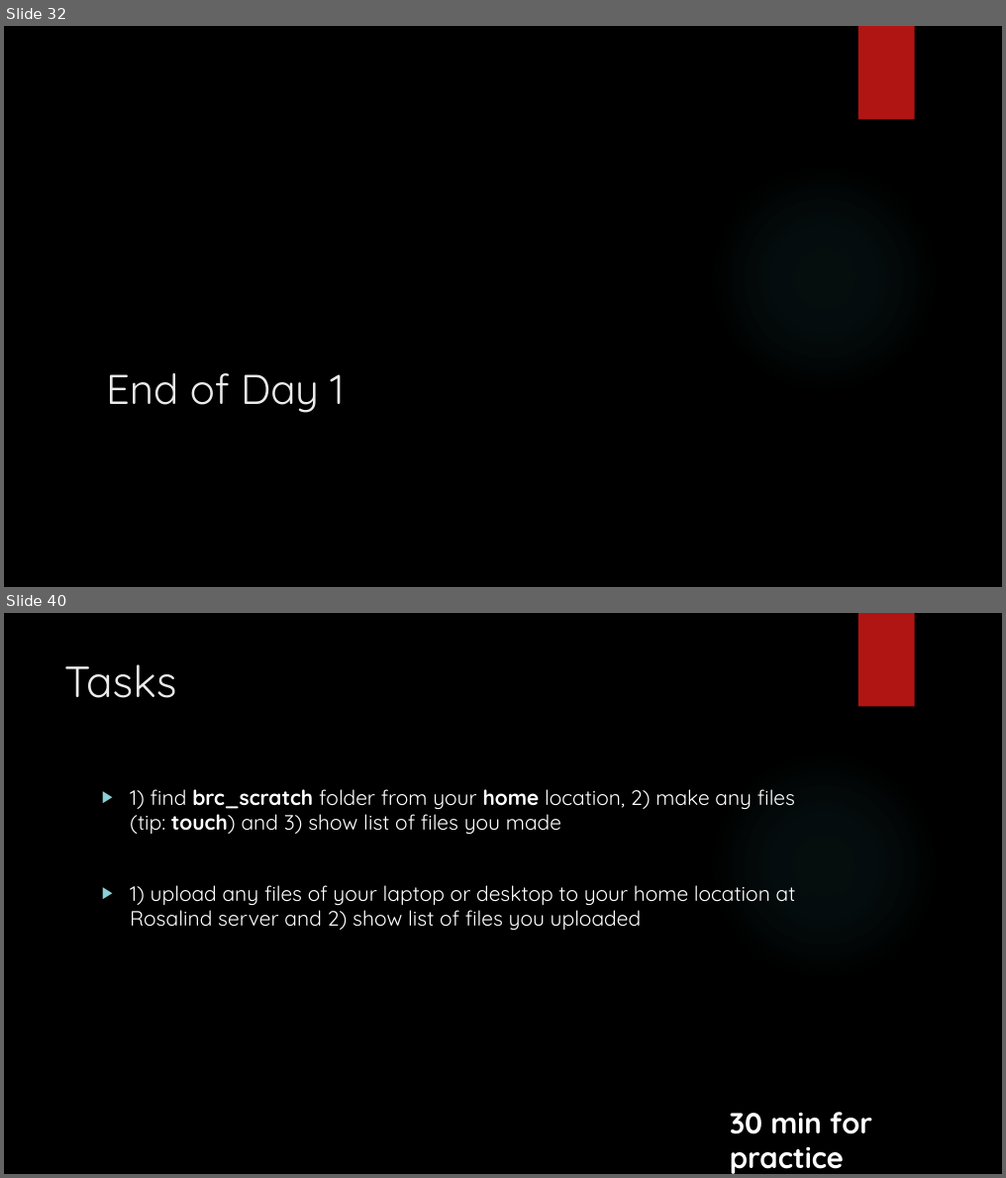
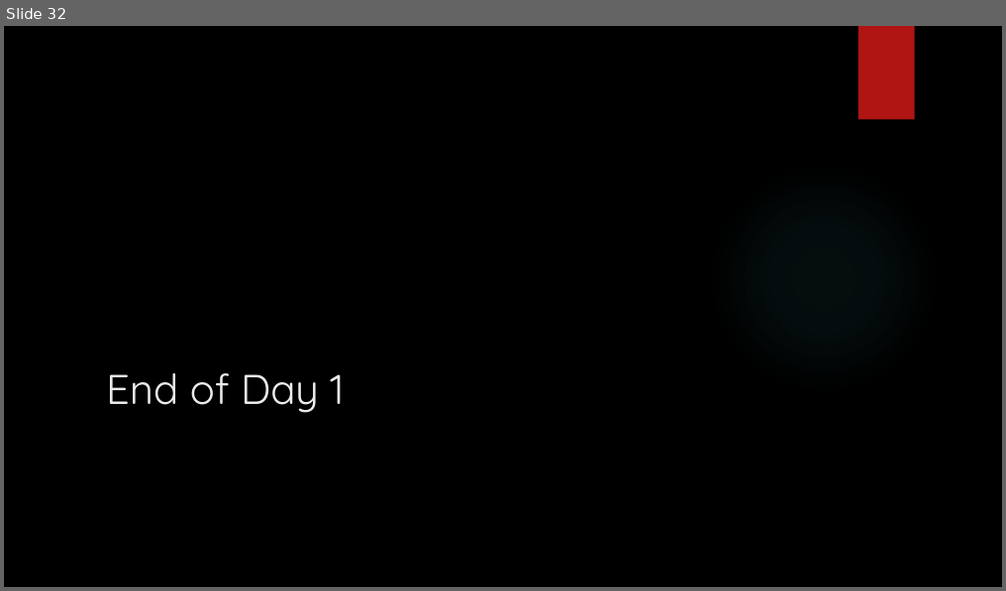
Before and after one commit to muharif/MicrobiomeKCL2020, a slide deck: IntroToLinux.pptx. Shown one above the other, each under a label of ours: slides 32 and 40 before the commit, slide 32 after it; the slides between them are not shown. The pictures are 1006x1178 and 1006x591 pixels, drawn with LibreOffice and Linux fonts; fonts in the diff are those of the drawing; background and template pictures are left out. Boxes give left, top, right and bottom in pixels: in the first picture for what was removed or moved away, otherwise in the second. Text is boxed around its words. In the diff, an @@ line names an element or a change of style, - is before the commit and + after.

```diff
--- a/IntroToLinux.pptx
+++ b/IntroToLinux.pptx
@@ slide 40 removed at (x1=4, y1=613, x2=1002, y2=1174), background picture (left out); not listed: 2 template elements that a slide beside it also shows @@
@@ title removed at (x1=64, y1=664, x2=176, y2=698) @@
-Tasks
@@ text removed at (x1=130, y1=789, x2=796, y2=931) @@
-▶ 1) find brc_scratch folder from your home location, 2) make any files (tip: touch) and 3) show list of files you made
-▶ 1) upload any files of your laptop or desktop to your home location at Rosalind server and 2) show list of files you uploaded
@@ text removed at (x1=730, y1=1112, x2=872, y2=1174) @@
-30 min for practice
```
Also in this commit, not shown: 21 other slides removed.
